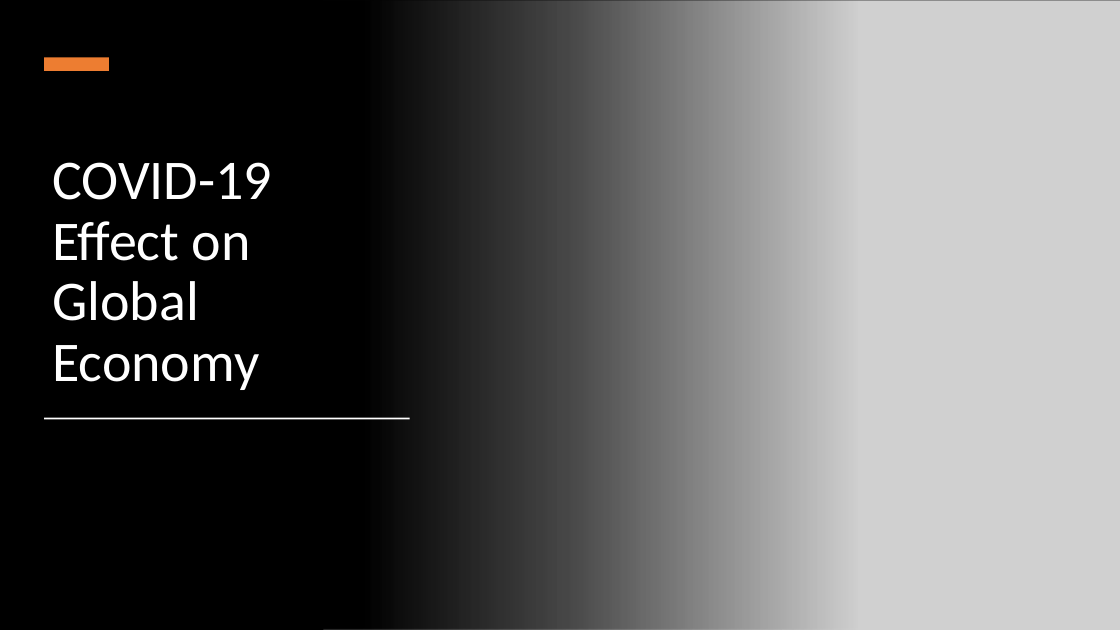
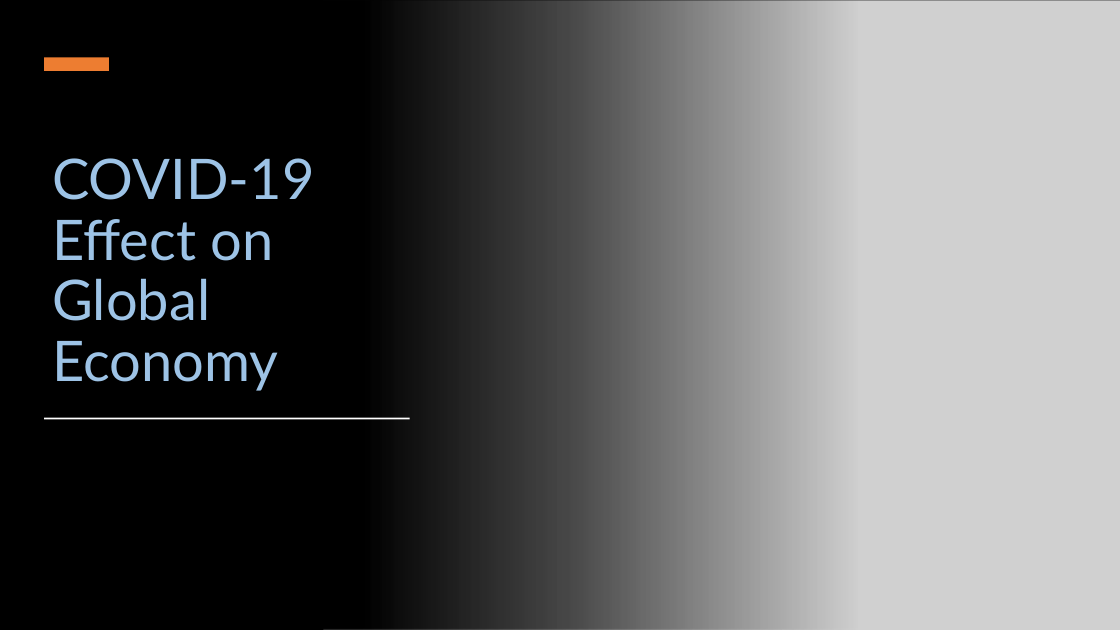
Before and after one commit to frpatel/databootcamp-homework, a slide deck: slide 1 of final-project/presentation/COVID-19 Effect on Global Economy.pptx. Drawn at 1120x630 pixels with LibreOffice and Linux fonts; fonts in the diff are those of the drawing; grey boxes stand for pictures. Boxes give left, top, right and bottom in pixels: in the first picture for what was removed or moved away, otherwise in the second. Text is boxed around its words. In the diff, an @@ line names an element or a change of style, - is before the commit and + after.

```diff
--- a/final-project/presentation/COVID-19 Effect on Global Economy.pptx
+++ b/final-project/presentation/COVID-19 Effect on Global Economy.pptx
@@ title "COVID-19 Effect on Global Economy" at (x1=52, y1=158, x2=314, y2=391): font Calibri to Lato, text colour #FFFFFF to #9DC3E6 @@
```
Also in this commit, not shown: 3 other slides changed, 6 slides added, 6 other files.
